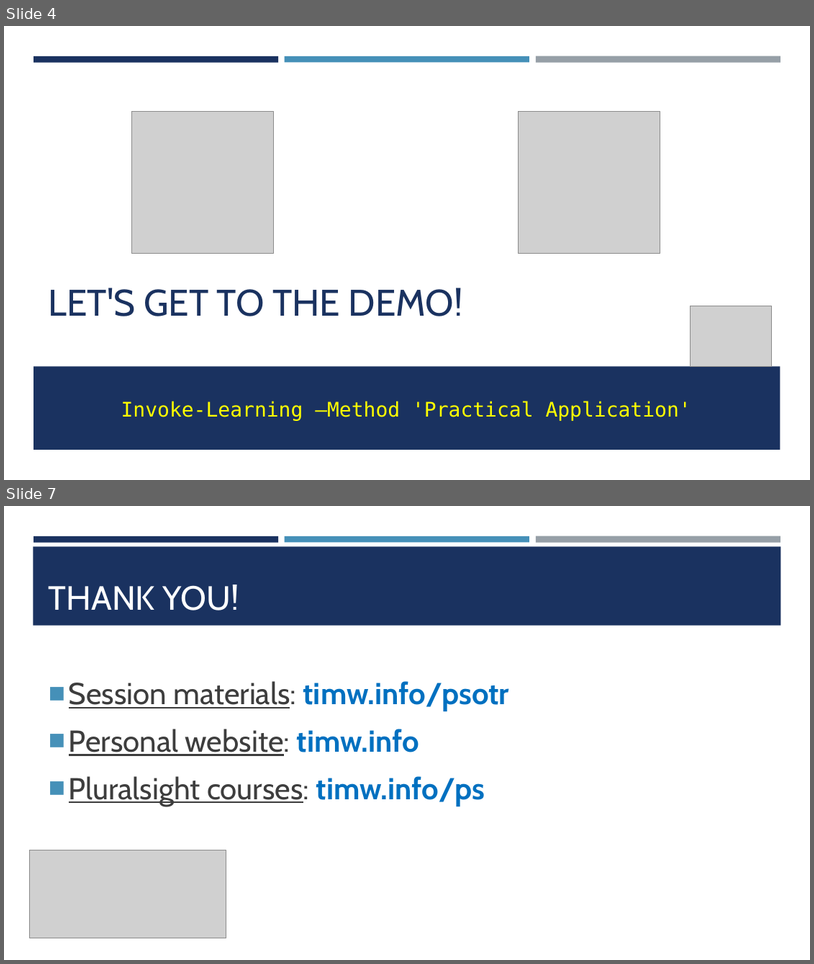
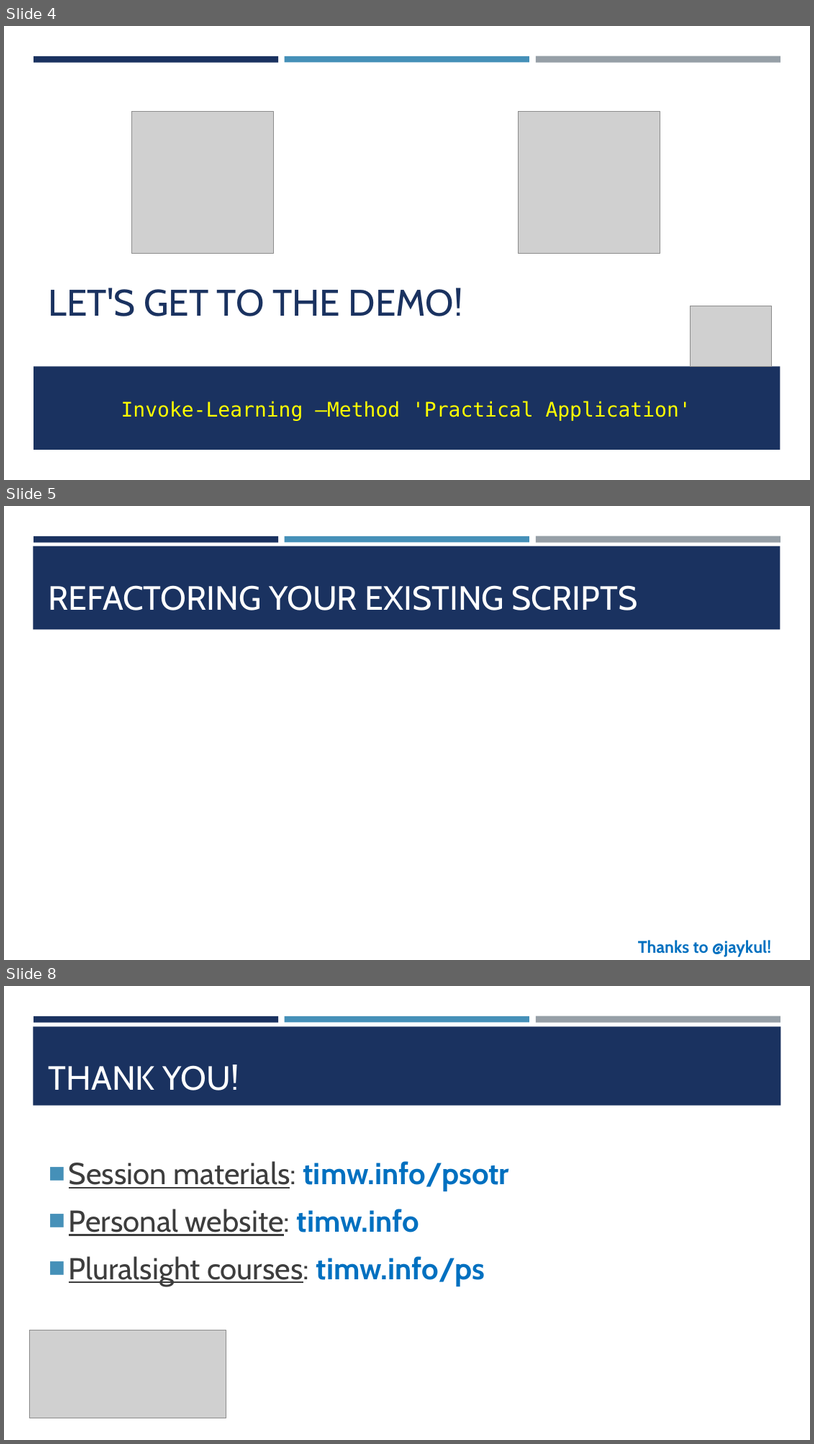
Before and after one commit to timothywarner/summer2019, a slide deck: psh on the river 2019/warner-az-commands-2019.pptx. Shown one above the other, each under a label of ours: slides 4 and 7 before the commit, slides 4, 5 and 8 after it; the slides between them are not shown. The pictures are 814x964 and 814x1444 pixels, drawn with LibreOffice and Linux fonts; fonts in the diff are those of the drawing; grey boxes stand for pictures; background and template pictures are left out. Boxes give left, top, right and bottom in pixels: in the first picture for what was removed or moved away, otherwise in the second. Text is boxed around its words. In the diff, an @@ line names an element or a change of style, - is before the commit and + after.

```diff
--- a/psh on the river 2019/warner-az-commands-2019.pptx
+++ b/psh on the river 2019/warner-az-commands-2019.pptx
@@ slide 5 added at bbox=[4, 506, 810, 960], background #FFFFFF; not listed: 3 template elements that a slide beside it also shows @@
@@ rectangle added at bbox=[33, 546, 781, 629], fill #1A3260 @@
@@ title added at bbox=[48, 585, 638, 610], 40 pt, text #FFFFFF @@
+REFACTORING YOUR EXISTING SCRIPTS
@@ text added at bbox=[638, 939, 772, 957], 20 pt, text #0070C0, bold @@
+Thanks to @jaykul!
@@ what was slide 7 is now slide 8 @@
```
Also in this commit, not shown: 2 slides changed, 2 other files.
